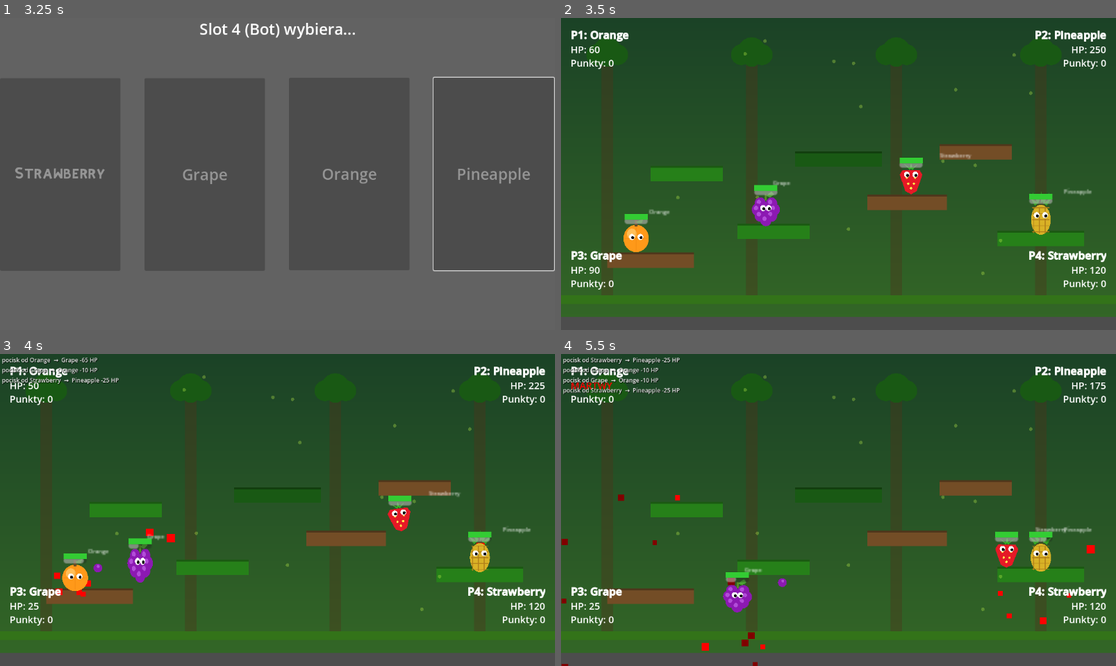
Above: before the commit, frames 1-4 (two rows, left to right).
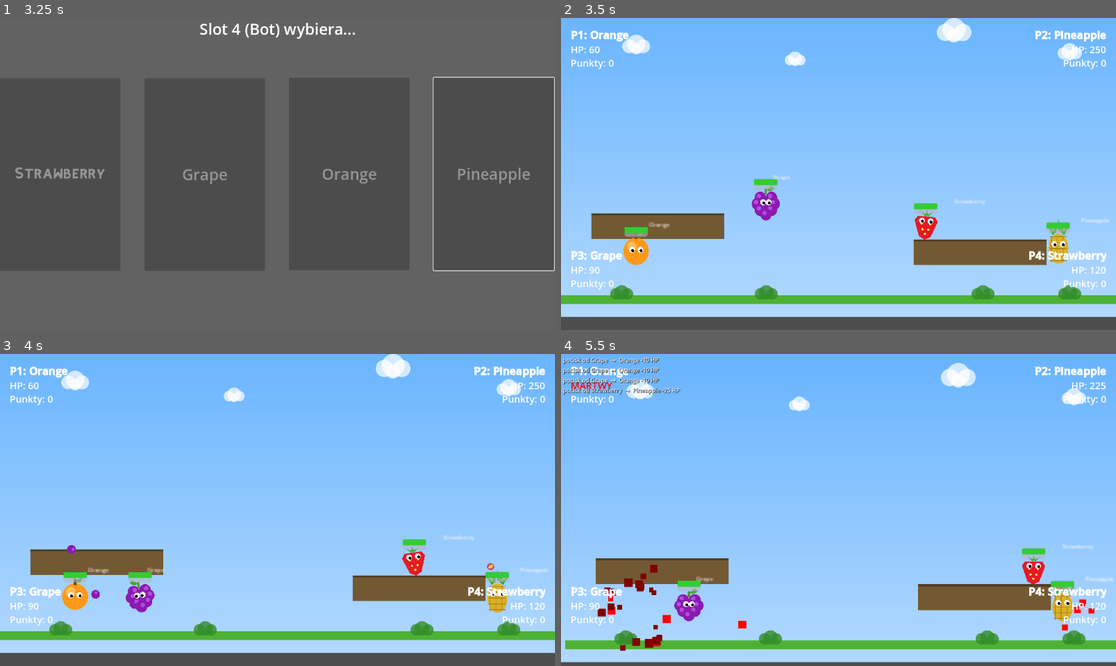
Above: after the commit, the same moments.

Repository: mamamd3/Fruit-Game
Game: Godot game, scene res://scenes/ui/splash_screen.tscn
Two runs of this game, one before a commit and one after it. Both use one fixed random seed, a clock stepped at 60 frames per second and the inputs below.
Inputs (mouse positions are in pixels of both pictures, inside the frame that each line leads up to):
- Up to frame 1 (3.25 s): tap Enter (ui_accept) at 0.5, 0.77 s; move the mouse to (399, 158) at 0.52 s; click (399, 158) at 0.67 s; click "▶ Start gra lokalna" at 1.25 s; click "Orange" at 2 s; click "Pineapple" at 2.75 s
- Up to frame 2 (3.5 s): no input
- Up to frame 3 (4 s): move the mouse to (166, 525) at 3.52 s; click (166, 525) at 3.67 s; tap Enter (ui_accept) at 3.77 s
- Up to frame 4 (5.5 s): move the mouse to (894, 441) at 4.27 s; click (894, 441) at 4.42 s; move the mouse to (810, 572) at 5.02 s; click (810, 572) at 5.17 s; tap Enter (ui_accept) at 5.27 s

Frame 1 is identical in both runs. In frame 2, 95% of the frame differs, in the area x 0-100%, y 0-96%; in frame 3, 95%; in frame 4, 98%, in the area x 0-100%, y 0-100%.

Commit message:
feat: add Watermelon Caves map, integrate into main game, and update audio synthesis assets

Diff:
--- /dev/null
+++ b/scenes/maps/watermelon_caves.tscn
@@ -0,0 +1,95 @@
+[gd_scene load_steps=12 format=3 uid="uid://map_watercaves"]
+
+[ext_resource type="Script" path="res://scripts/map/map_watermelon_caves.gd" id="1_bg"]
+
+[sub_resource type="RectangleShape2D" id="ground_shape"]
+size = Vector2(800, 50)
+
+[sub_resource type="RectangleShape2D" id="wall_shape"]
+size = Vector2(20, 500)
+
+[sub_resource type="RectangleShape2D" id="plat_150"]
+size = Vector2(150, 20)
+
+[sub_resource type="RectangleShape2D" id="plat_200"]
+size = Vector2(200, 20)
+
+[sub_resource type="RectangleShape2D" id="plat_120"]
+size = Vector2(120, 20)
+
+[sub_resource type="RectangleShape2D" id="plat_300"]
+size = Vector2(300, 20)
+
+[node name="WatermelonCaves" type="Node2D"]
+
+[node name="BG" type="Node2D" parent="."]
+z_index = -10
+script = ExtResource("1_bg")
+
+[node name="Terrain" type="Node2D" parent="."]
+
+[node name="Ground" type="StaticBody2D" parent="Terrain" groups=["Terrain"]]
+position = Vector2(0, 225)
+
+[node name="Col" type="CollisionShape2D" parent="Terrain/Ground"]
+shape = SubResource("ground_shape")
+
+[node name="WallLeft" type="StaticBody2D" parent="Terrain" groups=["Terrain"]]
+position = Vector2(-400, -50)
+
+[node name="Col" type="CollisionShape2D" parent="Terrain/WallLeft"]
+shape = SubResource("wall_shape")
+
+[node name="WallRight" type="StaticBody2D" parent="Terrain" groups=["Terrain"]]
+position = Vector2(400, -50)
+
+[node name="Col" type="CollisionShape2D" parent="Terrain/WallRight"]
+shape = SubResource("wall_shape")
+
+[node name="PlatBotLeft" type="StaticBody2D" parent="Terrain" groups=["Terrain"]]
+position = Vector2(-175, 110)
+
+[node name="Col" type="CollisionShape2D" parent="Terrain/PlatBotLeft"]
+shape = SubResource("plat_150")
+
+[node name="PlatBotRight" type="StaticBody2D" parent="Terrain" groups=["Terrain"]]
+position = Vector2(175, 110)
+
+[node name="Col" type="CollisionShape2D" parent="Terrain/PlatBotRight"]
+shape = SubResource("plat_150")
+
+[node name="PlatMid" type="StaticBody2D" parent="Terrain" groups=["Terrain"]]
+position = Vector2(0, 10)
+
+[node name="Col" type="CollisionShape2D" parent="Terrain/PlatMid"]
+shape = SubResource("plat_200")
+
+[node name="PlatTopLeft" type="StaticBody2D" parent="Terrain" groups=["Terrain"]]
+position = Vector2(-290, -90)
+
+[node name="Col" type="CollisionShape2D" parent="Terrain/PlatTopLeft"]
+shape = SubResource("plat_120")
+
+[node name="PlatTopRight" type="StaticBody2D" parent="Terrain" groups=["Terrain"]]
+position = Vector2(290, -90)
+
+[node name="Col" type="CollisionShape2D" parent="Terrain/PlatTopRight"]
+shape = SubResource("plat_120")
+
+[node name="PlatTopCenter" type="StaticBody2D" parent="Terrain" groups=["Terrain"]]
+position = Vector2(0, -190)
+
+[node name="Col" type="CollisionShape2D" parent="Terrain/PlatTopCenter"]
+shape = SubResource("plat_300")
+
+[node name="SpawnPoint1" type="Marker2D" parent="."]
+position = Vector2(-350, 150)
+
+[node name="SpawnPoint2" type="Marker2D" parent="."]
+position = Vector2(350, 150)
+
+[node name="SpawnPoint3" type="Marker2D" parent="."]
+position = Vector2(-290, -130)
+
+[node name="SpawnPoint4" type="Marker2D" parent="."]
+position = Vector2(290, -130)
--- a/scripts/core/main_game.gd
+++ b/scripts/core/main_game.gd
@@ -31,6 +31,7 @@
 	preload("res://scenes/maps/juice_factory.tscn"),
 	preload("res://scenes/maps/canopy.tscn"),
 	preload("res://scenes/maps/blender.tscn"),
+	preload("res://scenes/maps/watermelon_caves.tscn"),
 ]
 var current_map: Node2D = null
 
--- /dev/null
+++ b/scripts/map/map_watermelon_caves.gd
@@ -0,0 +1,36 @@
+extends "res://scripts/map/map_base.gd"
+
+func _get_sky_top() -> Color: return Color(0.95, 0.4, 0.5) # Jasnoczerwony miąższ arbuzowy
+func _get_sky_bottom() -> Color: return Color(0.1, 0.3, 0.1) # Ciemnozielona skórka
+
+func _draw_decorations() -> void:
+	var seed_col = Color(0.1, 0.08, 0.08)
+	var flesh_col = Color(0.85, 0.25, 0.35)
+	var rind_col = Color(0.4, 0.7, 0.3)
+
+	# Podłoga gówna - skórka
+	draw_rect(Rect2(-400, 200, 800, 50), rind_col)
+	draw_rect(Rect2(-400, 200, 800, 10), Color(0.8, 0.9, 0.8)) # Biała część pod skórką
+
+	# Lewa i Prawa granica (olbrzymia szerokość)
+	draw_rect(Rect2(-410, -300, 20, 500), rind_col)
+	draw_rect(Rect2(390, -300, 20, 500), rind_col)
+
+	# Wiszące platformy (jaskinie wewnątrz arbuza)
+	_draw_platform_visual(Rect2(-250, 100, 150, 20), flesh_col)
+	_draw_platform_visual(Rect2(100, 100, 150, 20), flesh_col)
+
+	_draw_platform_visual(Rect2(-100, 0, 200, 20), flesh_col)
+
+	_draw_platform_visual(Rect2(-350, -100, 120, 20), flesh_col)
+	_draw_platform_visual(Rect2(230, -100, 120, 20), flesh_col)
+
+	_draw_platform_visual(Rect2(-150, -200, 300, 20), flesh_col)
+
+	# Narysuj pestki arbuza rozsiane po mapie jako tło
+	for i in range(40):
+		var x = -380 + (i * 201) % 760
+		var y = -280 + (i * 137) % 480
+		# Rysujemy małe pestki w tle
+		draw_circle(Vector2(x, y), 3.0, seed_col)
+		draw_circle(Vector2(x, y+2), 2.5, seed_col)
Not shown, changed: assets/audio/bgm.wav
Not shown, changed: assets/audio/death.wav
Not shown, changed: assets/audio/hit.wav
Not shown, changed: assets/audio/jump.wav
Not shown, changed: assets/audio/melee.wav
Not shown, changed: assets/audio/shoot.wav
Not shown, changed: generate_sounds.py
